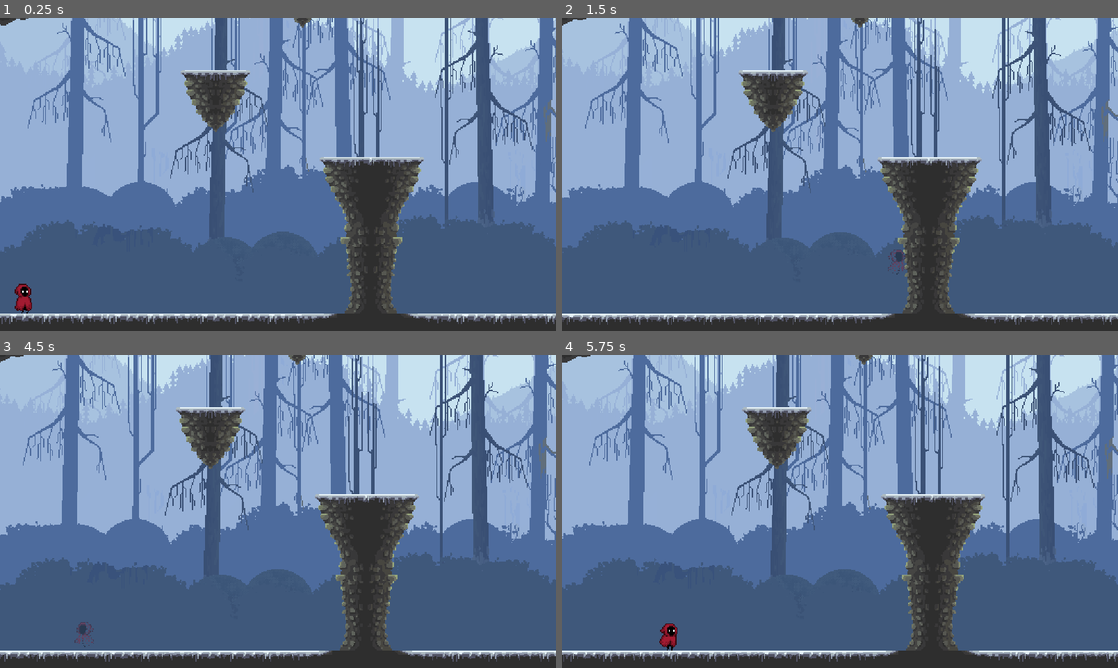
Above: before the commit, frames 1-4 (two rows, left to right).
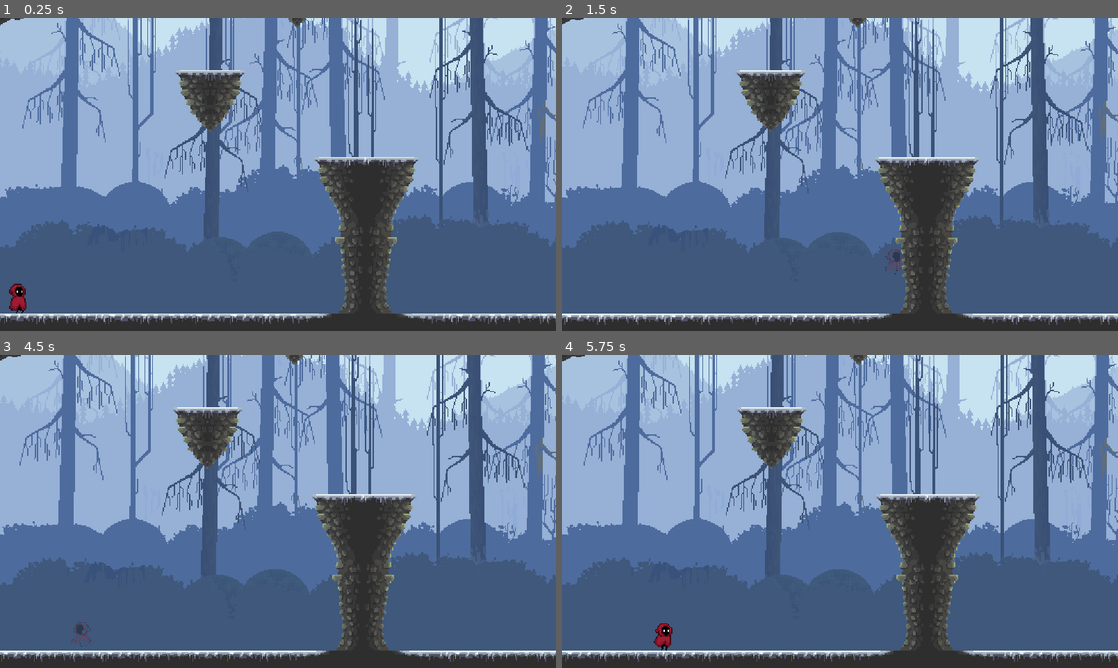
Above: after the commit, the same moments.

Repository: jectproxis/Whisperwood
Game: Godot game, scene res://Scenes/SnowyWoodsRooms/room_5.tscn
Same seed, same stepped clock (60 frames per second), same inputs: the game is played once before the commit and once after it. This scene is started directly instead of the project's main scene.
Inputs (mouse positions are in pixels of both pictures, inside the frame that each line leads up to):
- Up to frame 1 (0.25 s): no input
- Up to frame 2 (1.5 s): move the mouse to (962, 158) at 0.52 s; hold D (move_right) from 0.53 s (still down); click (962, 158) at 0.6 s; tap Space (jump) at 0.77 s; move the mouse to (728, 190) at 1.27 s; tap Shift (dash) at 1.35 s
- Up to frame 3 (4.5 s): tap Space (jump) at 1.52, 3.02, 3.77 s; move the mouse to (333, 442) at 2.02 s; release D (move_right) at 2.03 s; hold A (move_left) 2.03-2.78 s; click (333, 442) at 2.1 s; move the mouse to (250, 574) at 2.77 s; hold D (move_right) 2.78-4.28 s; tap Shift (dash) at 2.85, 4.35 s; move the mouse to (444, 558) at 3.52 s; click (444, 558) at 3.6 s; move the mouse to (111, 464) at 4.27 s; hold A (move_left) from 4.28 s (still down)
- Up to frame 4 (5.75 s): tap Space (jump) at 4.52 s; move the mouse to (867, 511) at 5.02 s; release A (move_left) at 5.03 s; hold D (move_right) from 5.03 s (still down); click (867, 511) at 5.1 s

The runs differ from the first frame. In frame 1, 20% of the frame differs, in the area x 0-100%, y 0-98%; in frame 2, 14%; in frame 3, 16%; in frame 4, 20%.

Commit message:
created a new reoom

Diff:
--- a/Scenes/SnowyWoodsRooms/room_5.tscn
+++ b/Scenes/SnowyWoodsRooms/room_5.tscn
@@ -1,9 +1,13 @@
-[gd_scene load_steps=5 format=3 uid="uid://cq0ejcwd4pk8c"]
+[gd_scene load_steps=6 format=3 uid="uid://cq0ejcwd4pk8c"]
 
 [ext_resource type="PackedScene" uid="uid://dxmv8oxmrr1ka" path="res://Scenes/snowy_woods_background.tscn" id="1_l61o8"]
 [ext_resource type="Texture2D" uid="uid://cv8gs0jhuc8ej" path="res://Assets/Biomes/Pixel Art Snowy Forest/PNG/Backgrounds/background.png" id="2_xam1j"]
 [ext_resource type="PackedScene" uid="uid://cwdorqho2b1w7" path="res://Scenes/shade(player).tscn" id="4_exa8c"]
 [ext_resource type="PackedScene" uid="uid://crox5rqexuhew" path="res://Scenes/tile_map.tscn" id="5_xh5p4"]
+
+[sub_resource type="SegmentShape2D" id="SegmentShape2D_4wx1y"]
+a = Vector2(0, -659)
+b = Vector2(0, 173)
 
 [node name="Room_5" type="Node2D"]
 
@@ -16,11 +20,23 @@
 position = Vector2(32, 446)
 
 [node name="Camera2D" parent="Shade(Player)" index="2"]
-limit_left = 10
+limit_left = 15
 limit_right = 1975
 
 [node name="TileMap" parent="." instance=ExtResource("5_xh5p4")]
 layer_0/tile_data = PackedInt32Array(1900552, 1638400, 8, 1966088, 327680, 7, 2031624, 327680, 7, 2097160, 327680, 7, 2 …(31377 unchanged characters)…
 
+[node name="InvisibleWall" type="StaticBody2D" parent="."]
+position = Vector2(0, 463)
+
+[node name="CollisionShape2D" type="CollisionShape2D" parent="InvisibleWall"]
+shape = SubResource("SegmentShape2D_4wx1y")
+
+[node name="InvisibleWall2" type="StaticBody2D" parent="."]
+position = Vector2(1990, 491)
+
+[node name="CollisionShape2D" type="CollisionShape2D" parent="InvisibleWall2"]
+shape = SubResource("SegmentShape2D_4wx1y")
+
 [editable path="SnowyWoodsBackground"]
 [editable path="Shade(Player)"]
--- /dev/null
+++ b/Scenes/SnowyWoodsRooms/room_6.tscn
@@ -0,0 +1,3 @@
+[gd_scene format=3 uid="uid://cr0wih5e7bt0n"]
+
+[node name="Room_6" type="Node2D"]
